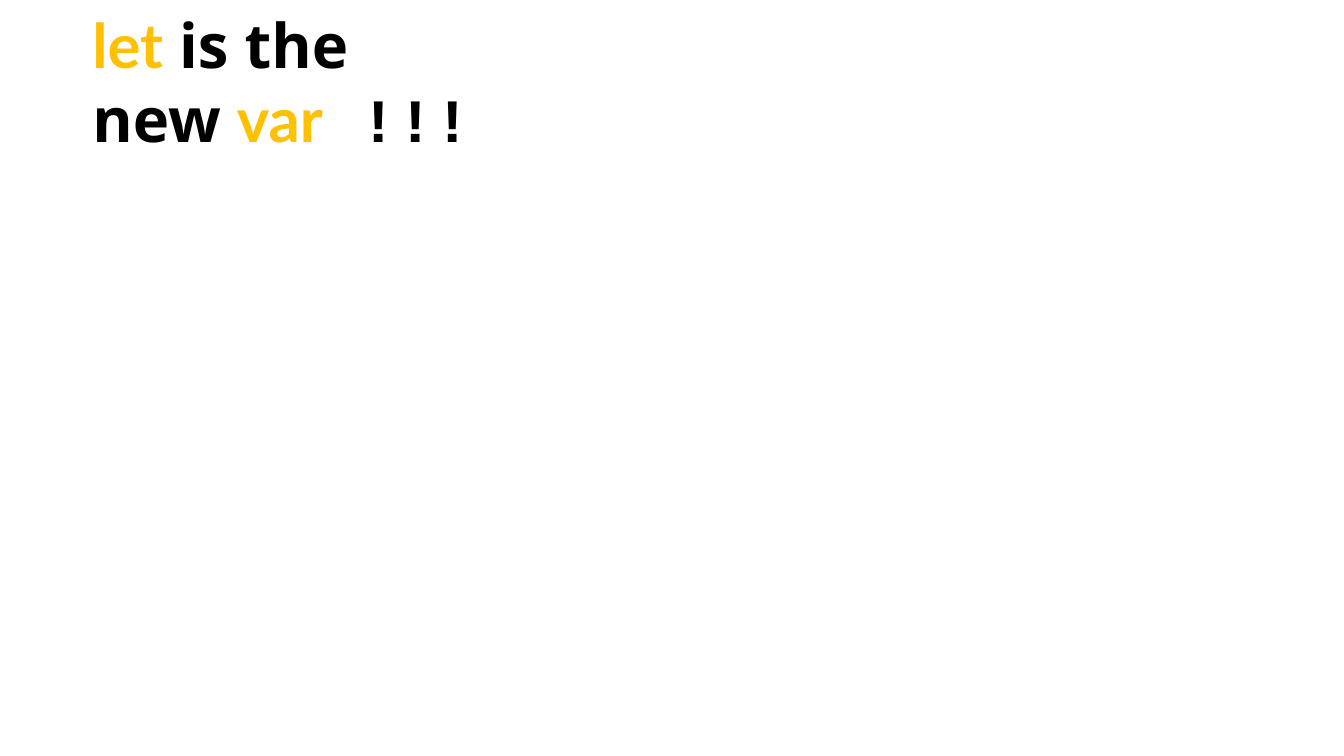
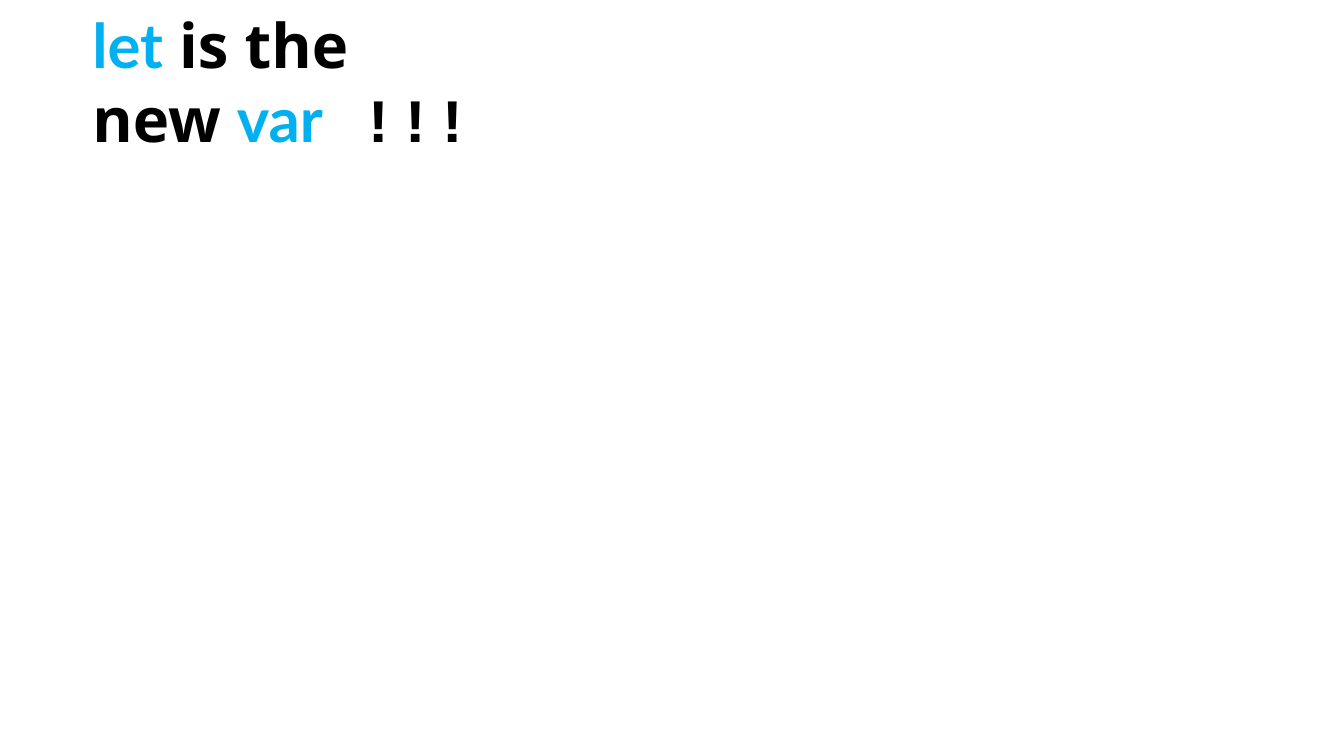
Before and after one commit to dzmitry-varabei/front-end-course, a slide deck: slide 8 of lecture-x-es6/let_and_const.pptx. Drawn at 1344x756 pixels with LibreOffice and Linux fonts; fonts in the diff are those of the drawing. Boxes give left, top, right and bottom in pixels: in the first picture for what was removed or moved away, otherwise in the second. Text is boxed around its words. In the diff, an @@ line names an element or a change of style, - is before the commit and + after.

```diff
--- a/lecture-x-es6/let_and_const.pptx
+++ b/lecture-x-es6/let_and_const.pptx
@@ title "let is the new var ..." at (92,21,349,143): text colour #FFC000 to #00B0F0 in "let var" @@
```
Also in this commit, not shown: 3 other slides changed, 1 other file.
